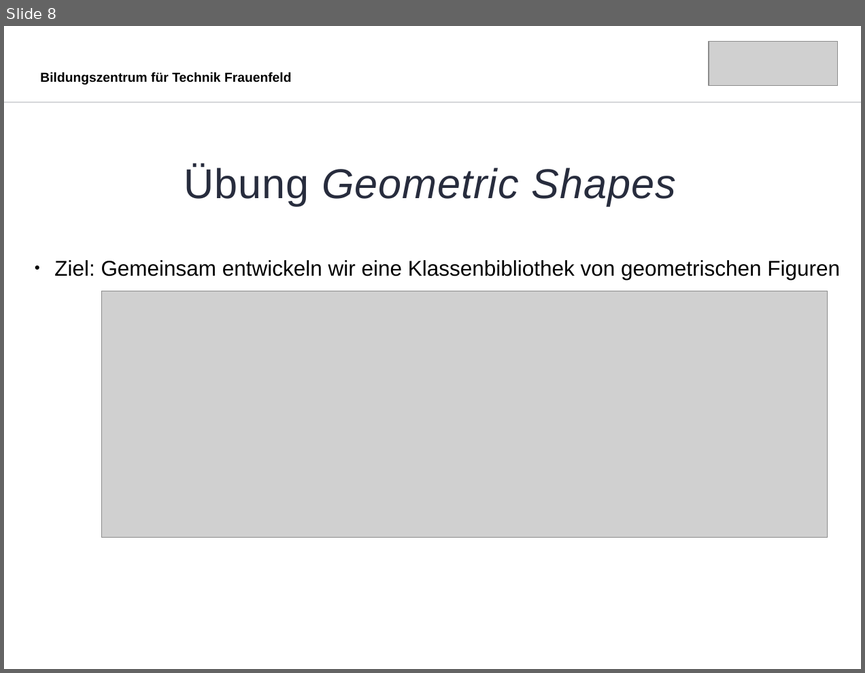
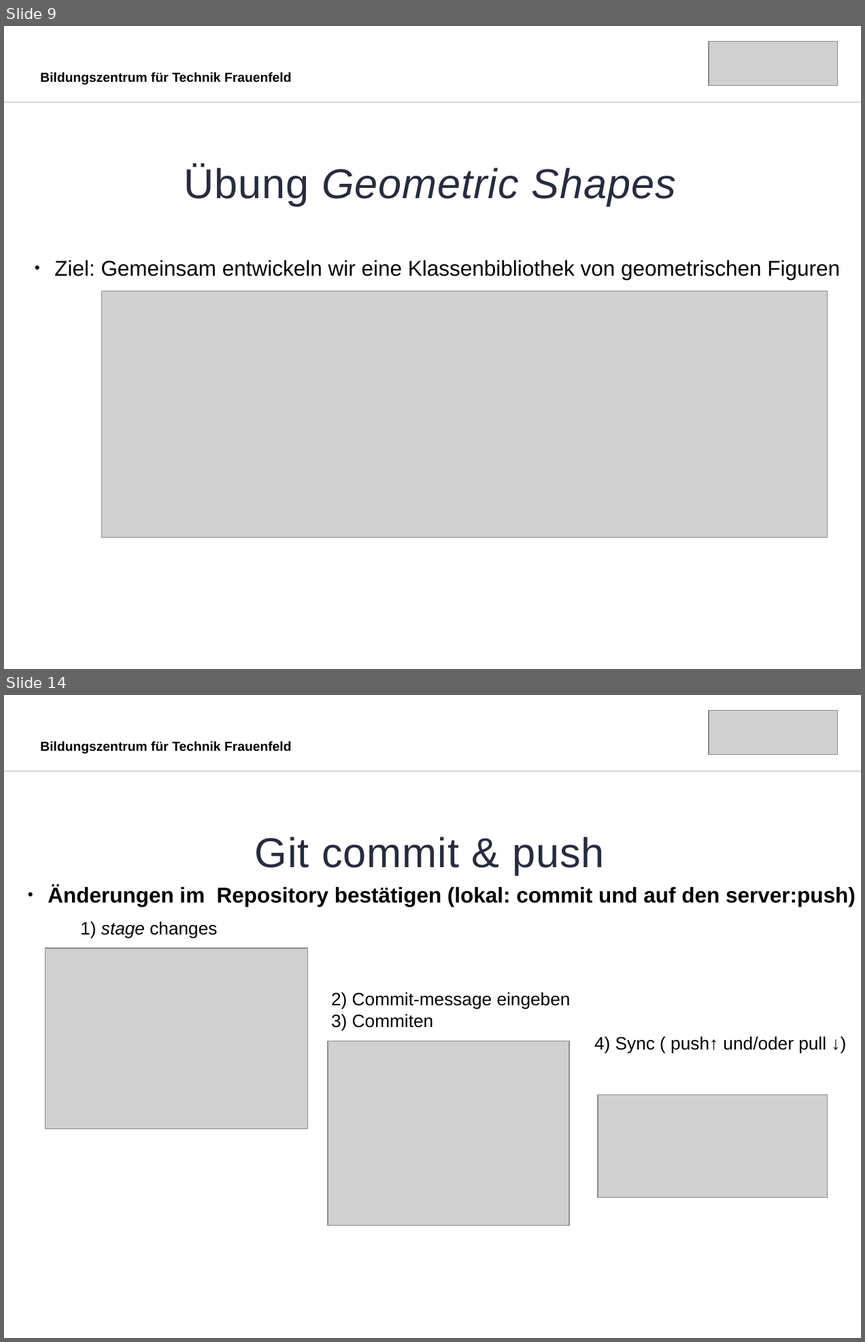
Before and after one commit to MicCalo/Applikationsentwicklung, a slide deck: Tag 7/Slides.odp. Shown one above the other, each under a label of ours: slide 8 before the commit, slides 9 and 14 after it; the slides between them are not shown. The pictures are 865x673 and 865x1342 pixels, drawn with LibreOffice and Linux fonts; fonts in the diff are those of the drawing; grey boxes stand for pictures. Boxes give left, top, right and bottom in pixels: in the first picture for what was removed or moved away, otherwise in the second. Text is boxed around its words. In the diff, an @@ line names an element or a change of style, - is before the commit and + after.

```diff
--- a/Tag 7/Slides.odp
+++ b/Tag 7/Slides.odp
@@ slide 14 added at bbox=[4, 695, 861, 1338], background #FFFFFF @@
@@ picture added at bbox=[708, 711, 838, 755] @@
@@ text added at bbox=[40, 741, 292, 753], 11 pt, text #000000, bold @@
+Bildungszentrum für Technik Frauenfeld
@@ line added from (4, 771) to (861, 771), #272C3D 0.99 pt @@
@@ text added at bbox=[255, 836, 604, 875], 35 pt, text #272C3D @@
+Git commit & push
@@ text added at bbox=[48, 885, 855, 906], 18 pt, text #000000, bold @@
+● Änderungen im Repository bestätigen (lokal: commit und auf den server:push)
@@ text added at bbox=[80, 921, 217, 938], 15 pt, text #000000 @@
+1) stage changes
@@ picture added at bbox=[45, 948, 308, 1129] @@
@@ text added at bbox=[331, 992, 570, 1030], 15 pt, text #000000 @@
+2) Commit-message eingeben
+3) Commiten
@@ picture added at bbox=[328, 1041, 570, 1225] @@
@@ text added at bbox=[594, 1036, 826, 1053], 15 pt, text #000000 @@
+4) Sync ( push↑ und/oder pull ↓)
@@ picture added at bbox=[598, 1095, 827, 1197] @@
@@ what was slide 8 is now slide 9 @@
```
Also in this commit, not shown: 4 slides changed, 4 other slides added, 1 slide removed, 12 other files.
